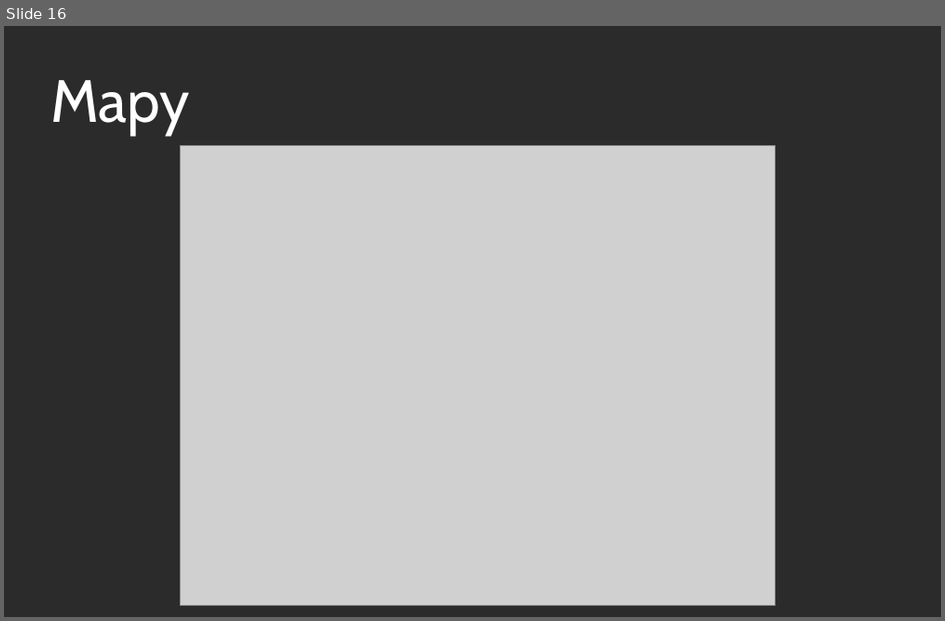
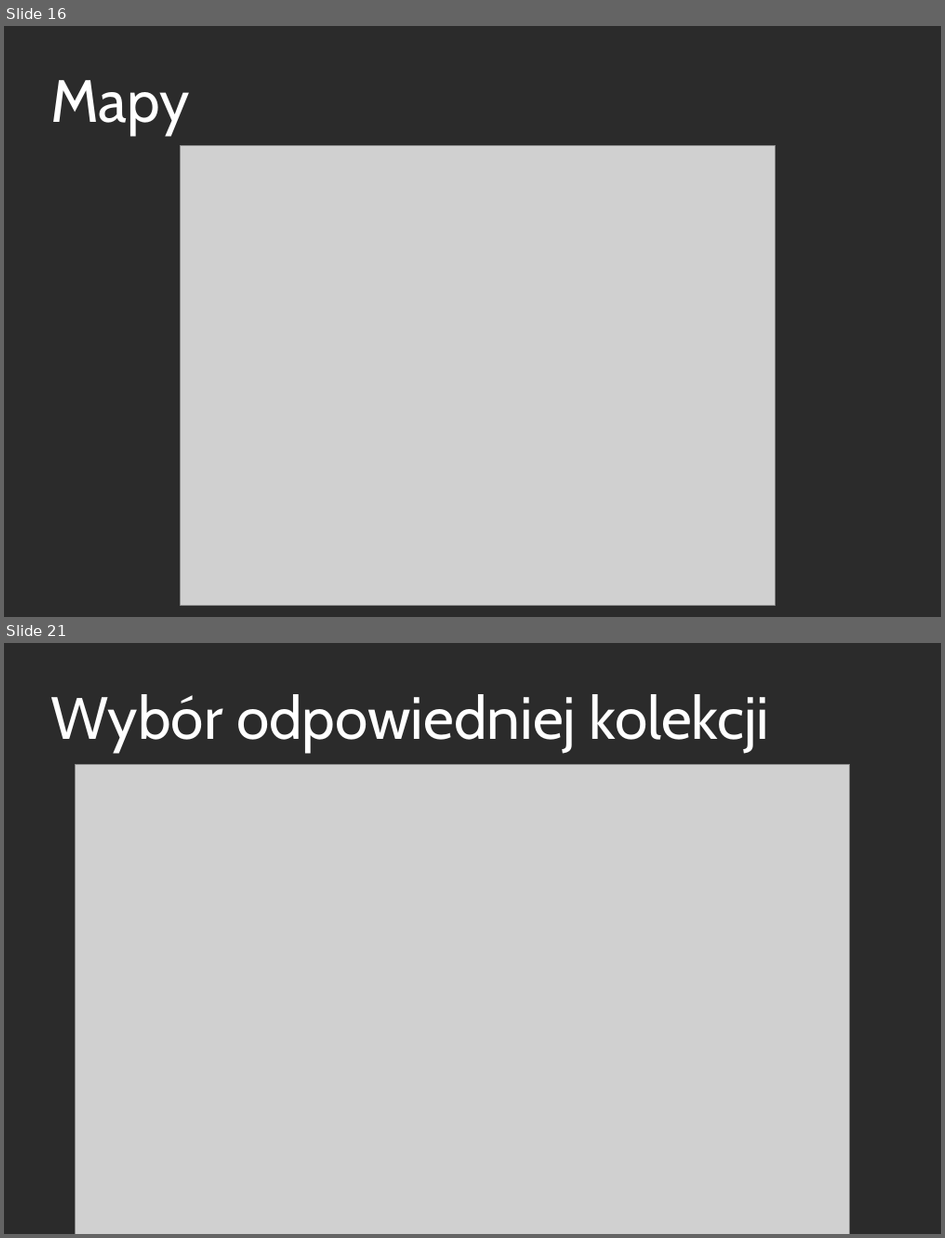
Before and after one commit to mdzidko/java-kurs, a slide deck: prezentacje/java_7.odp. Shown one above the other, each under a label of ours: slide 16 before the commit, slides 16 and 21 after it; the slides between them are not shown. The pictures are 945x621 and 945x1238 pixels, drawn with LibreOffice and Linux fonts; fonts in the diff are those of the drawing; grey boxes stand for pictures; background and template pictures are left out; a plain dark background stands for a picture behind light text. Boxes give left, top, right and bottom in pixels: in the first picture for what was removed or moved away, otherwise in the second. Text is boxed around its words. In the diff, an @@ line names an element or a change of style, - is before the commit and + after.

```diff
--- a/prezentacje/java_7.odp
+++ b/prezentacje/java_7.odp
@@ slide 21 added at (4, 643, 941, 1234), background picture (left out) @@
@@ title added at (50, 694, 770, 753), 60 pt, text #FFFFFF @@
+Wybór odpowiedniej kolekcji
@@ picture added at (76, 765, 850, 1234) @@
```
Also in this commit, not shown: 5 other slides added, 1 slide removed, 20 other files.
